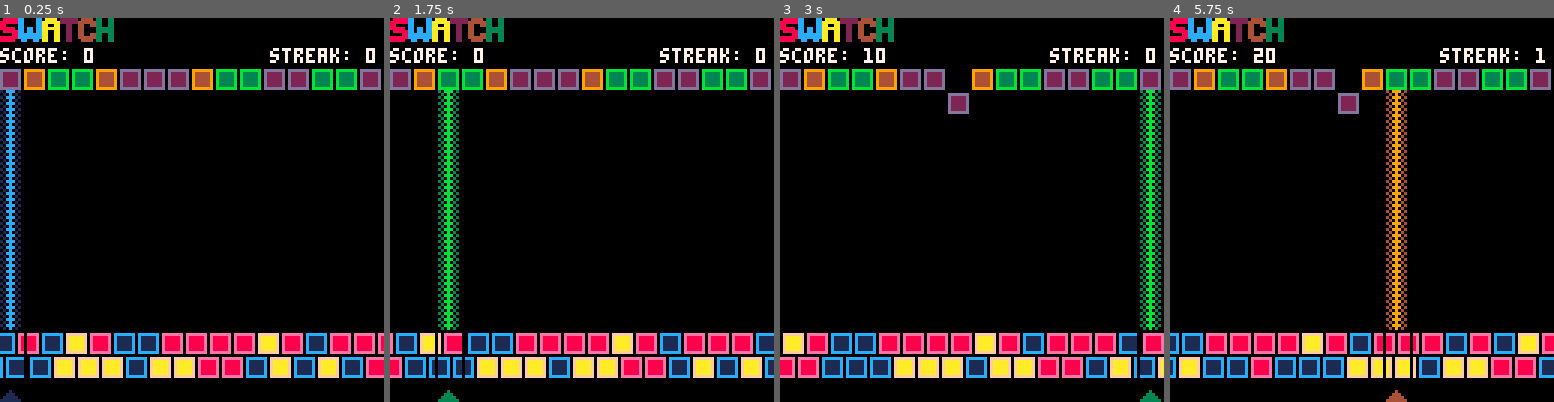
Above: before the commit, frames 1-4 (left to right).
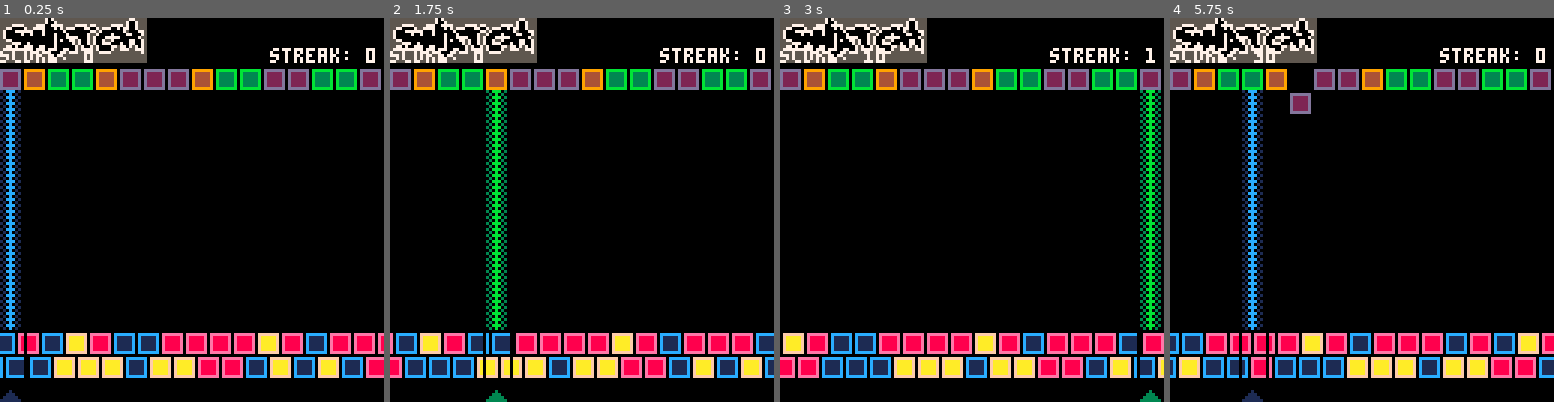
Above: after the commit, the same moments.

Repository: jasonmcleod/swatch
Game: PICO-8 cartridge swatch.p8
Two runs of this game, one before a commit and one after it. Both use one fixed random seed, a clock stepped at 60 frames per second and the inputs below.
Inputs:
- Up to frame 1 (0.25 s): no input
- Up to frame 2 (1.75 s): hold Right from 1.6 s (still down)
- Up to frame 3 (3 s): release Right at 2.1 s; hold Up 2.15-2.42 s; hold Right from 2.47 s (still down)
- Up to frame 4 (5.75 s): release Right at 3.03 s; hold Left 3.08-3.58 s; hold Right 4.02-4.68 s; hold Up 4.73-5.03 s; hold Left 5.08-5.68 s

The runs differ from the first frame. In frame 1, 3.3% of the frame differs, in the area x 0-39%, y 0-12%; in frame 2, 7.7%; in frame 3, 3.9%; in frame 4, 9.0%, in the area x 0-98%, y 0-100%.

Commit message:
organizing

Diff:
--- a/swatch.p8
+++ b/swatch.p8
@@ -1,8 +1,7 @@
 pico-8 cartridge // http://www.pico-8.com
 version 8
 __lua__
-playing = true
-skip = false
+--playing = false
 level = 1
 x = 0
 grid_h = 15
@@ -16,20 +15,39 @@
 placerate = 5
 streak = 0
 score = 0
-function buildband()
-	band = {}
-	for c = 0, 15 do
-		band[c] = flr(rnd(3))
-	end
-	return band
-end
-band1 = buildband()
-band2 = buildband()
-
-function draw_menu()
+state = 1
+
+intro = {}
+game = {}
+instructions = {}
+
+function _init()
+	if state == 0 then intro.start() end
+	if state == 1 then game.start() end
+end
+
+intro.offset = 0
+intro.effects = function()
+ for y = 0, 4 do
+  for x = -4, 26 do
+   spr(48,x*8+intro.offset-1,y*8)
+  end
+ end
+ intro.offset += 1
+ if intro.offset > 23 then intro.offset = 0 end
+end
+
+intro.start = function()
+ sfx(5)
+end
+
+intro.update = function()
+end
+
+intro.draw = function()
  cls()
- draw_intro_effects()
- sspr(0, 32, 128, 69,0,1)
+ intro.effects()
+ sspr(0, 32, 128, 38,0,1)
 
  print("play swatch",40,50,7)
  print("instructions", 40,60,7)
@@ -38,45 +56,102 @@
  print("@jasonmcleod / jasonmcleod.me",5,120,10)
 end
 
-fx_x = 0
-function draw_intro_effects()
-	local offset_y = 5
-	for y = 0, 4 do
-	 for x = -4, 26 do
-   spr(48,x*8+fx_x-1,y*8)
-	 end
-	end
-	fx_x += 1
-	if fx_x > 23 then fx_x = 0 end
-end
-
-
--- fill level
-function buildlevel()
-	for y = 0, grid_h do
-	 grid[y] = {}
+
+-- game ----
+game.grid = {}
+game.start = function()
+ sfx(6)
+ game.grid = game.build_level()
+ game.band1 = game.build_band()
+ game.band2 = game.build_band()
+ state = 1
+end
+
+game.build_band = function()
+	local band = {}
+	for c = 0, 15 do
+		band[c] = flr(rnd(3))
+	end
+	return band
+end
+
+game.build_level = function()
+	local temp = {}
+ for y = 0, grid_h do
+	 temp[y] = {}
 	 for x = 0, grid_w do
 	  u = flr(rnd(3)+3)
  	 if y >= level then u = blank end
-	  grid[y][x] = u
+	  temp[y][x] = u
 	 end
 	end
-end
-
-function swatch()
- z = flr(x/8)+1
-
- if band1[z] == 0 and band2[z] == 0 then return 0 end -- red + red = red
-	if band1[z] == 0 and band2[z] == 1 then return 3 end -- red + blue  = purple
-	if band1[z] == 0 and band2[z] == 2 then return 4 end -- red + yellow = orange
-
-	if band1[z] == 1 and band2[z] == 0 then return 3 end -- blue + blue = blue
-	if band1[z] == 1 and band2[z] == 1 then return 1 end -- blue + red = purple
-	if band1[z] == 1 and band2[z] == 2 then return 5 end -- blue + yellow = green
-
-	if band1[z] == 2 and band2[z] == 0 then return 4 end -- yellow + red = orange
-	if band1[z] == 2 and band2[z] == 1 then return 5 end -- yellow + blue = green
-	if band1[z] == 2 and band2[z] == 2 then return 2 end -- yellow + yellow = yellow
+	return temp
+end
+
+game.update = function()
+ if btn(0) then x-=8 end
+ if x < 0 then x = 15*8 end
+ if btn(1) then x += 8 end
+ if x > 15*8 then x = 0 end
+ if btn(2) then
+  place()
+ end
+end
+
+game.draw = function()
+	cls()
+ local p = game.get_color()
+	slide += .25
+
+	if slide == 8 then
+		game.band1 = nudgeleft(game.band1)
+		game.band2 = nudgeright(game.band2)
+		slide = 0
+	end
+
+ -- draw player
+ spr(p+6, x, 15*8)
+
+ -- draw level
+ for y = 0, grid_h do
+  for x = 0, grid_w do
+   local col = game.grid[y][x]
+    spr(col, x*8, y*8+16)
+  end
+	end
+
+
+	--draw bands
+ for x = 0, 17 do
+	 spr(game.band1[x], x*8-slide-8, 13*8)
+	 spr(game.band2[x], x*8+slide-8, 14*8)
+ end
+
+	-- draw line from top to bottom
+ for y = getheight(x/8), 10 do
+  spr(p+16, x, y*8+16)
+	end
+
+	line(x-1, 8, x-1, 16*8-2,0)
+	line(x+7, 8, x+8, 16*8-2,0)
+
+ draw_header()
+end
+
+game.get_color = function()
+ local z = flr(x/8)+1
+
+ if game.band1[z] == 0 and game.band2[z] == 0 then return 0 end -- red + red = red
+	if game.band1[z] == 0 and game.band2[z] == 1 then return 3 end -- red + blue  = purple
+	if game.band1[z] == 0 and game.band2[z] == 2 then return 4 end -- red + yellow = orange
+
+	if game.band1[z] == 1 and game.band2[z] == 0 then return 3 end -- blue + blue = blue
+	if game.band1[z] == 1 and game.band2[z] == 1 then return 1 end -- blue + red = purple
+	if game.band1[z] == 1 and game.band2[z] == 2 then return 5 end -- blue + yellow = green
+
+	if game.band1[z] == 2 and game.band2[z] == 0 then return 4 end -- yellow + red = orange
+	if game.band1[z] == 2 and game.band2[z] == 1 then return 5 end -- yellow + blue = green
+	if game.band1[z] == 2 and game.band2[z] == 2 then return 2 end -- yellow + yellow = yellow
  return 1
 end
 
@@ -105,9 +180,9 @@
 
 function check(height)
   local z = flr(x/8)
-  if grid[height-1][z] == grid[height][z] then
-   grid[height-1][z] = blank
-   grid[height][z] = blank
+  if game.grid[height-1][z] == game.grid[height][z] then
+   game.grid[height-1][z] = blank
+   game.grid[height][z] = blank
    return true
   else
    return false
@@ -116,7 +191,7 @@
 
 function getheight(xx)
  for y = 1, grid_h do
-  if grid[y][xx] == blank then return y end
+  if game.grid[y][xx] == blank then return y end
 	end
 	return level
 end
@@ -137,7 +212,7 @@
 	end
 
  local height = getheight(x/8)
- grid[height][x/8] = swatch()
+ game.grid[height][x/8] = game.get_color()
  if check(height) then
 	 streak+=1
 	 score+=10 * streak
@@ -151,82 +226,21 @@
 end
 
 function draw_header()
-	spr(32,0,0) -- s
-	spr(33,6,0) -- w
-	spr(34,14,0)-- a
-	spr(35,20,0)-- t
-	spr(36,26,0)-- c
-	spr(37,32,0)-- h
-
+	sspr(0,70,49,84,0,0)
 	print("score: " .. score,0,10,7)
 	print("streak: " .. streak, 90,10,7)
 end
 
 function _update()
  ticks+=1
- if skip then return end
- if btn(0) then x-=8 end
- if x < 0 then x = 15*8 end
- if btn(1) then x += 8 end
- if x > 15*8 then x = 0 end
- if btn(2) then
-  place()
- end
+ if state == 0 then intro.update() end
+ if state == 1 then game.update() end
 end
 
 function _draw()
- if playing then
-	 cls()
-  local p = swatch()
- 	slide += .25
-…(4 lines of a section not shown)…
-  -- allow for flickering
- 	skip = not skip
-
- 	if slide == 8 then
- 		band1 = nudgeleft(band1)
- 		band2 = nudgeright(band2)
- 		slide = 0
- 	end
-
-  -- draw player
-  spr(p+6, x, 15*8)
-
-  -- draw level
-  for y = 0, grid_h do
-   for x = 0, grid_w do
-    local col = grid[y][x]
-	    spr(col, x*8, y*8+16)
-   end
- 	end
-
-
- 	--draw bands
-  for x = 0, 17 do
- 	 spr(band1[x], x*8-slide-8, 13*8)
- 	 spr(band2[x], x*8+slide-8, 14*8)
-  end
-
- 	-- draw line from top to bottom
-  for y = getheight(x/8), 10 do
-  	spr(p+16, x, y*8+16)
- 	end
-
- 	line(x-1, 8, x-1, 16*8-2,0)
- 	line(x+7, 8, x+8, 16*8-2,0)
-
-  draw_header()
-
- else
- 	draw_menu()
---  print("game over",0,0,14)
- end
-
-end
-buildlevel()
+	if state == 0 then intro.draw() end
+	if state == 1 then game.draw() end
+end
 __gfx__
 00000000000000000000000000000000000000000000000000000000000000000000000000000000000000000000000000000000000000000000000000000000
 eeeeeee0ccccccc0fffffff0ddddddd099999990bbbbbbb000000000000000000000000000000000000000000000000005000500000000000000000000000000
@@ -298,21 +312,21 @@
 55555555555555555555555555555555555555555555577755555555555555555555555555555555555555555555555555555555555555555555555555555555
 55555555555555555555555555555555555555555555555555555555555555555555555555555555555555555555555555555555555555555555555555555555
 55555555555555555555555555555555555555555555555555555555555555555555555555555555555555555555555555555555555555555555555555555555
-00000000000000000000000000000000000000000000000000000000000000000000000000000000000000000000000000000000000000000000000000000000
-00000000000000000000000000000000000000000000000000000000000000000000000000000000000000000000000000000000000000000000000000000000
-00000000000000000000000000000000000000000000000000000000000000000000000000000000000000000000000000000000000000000000000000000000
-00000000000000000000000000000000000000000000000000000000000000000000000000000000000000000000000000000000000000000000000000000000
-00000000000000000000000000000000000000000000000000000000000000000000000000000000000000000000000000000000000000000000000000000000
-00000000000000000000000000000000000000000000000000000000000000000000000000000000000000000000000000000000000000000000000000000000
-00000000000000000000000000000000000000000000000000000000000000000000000000000000000000000000000000000000000000000000000000000000
-00000000000000000000000000000000000000000000000000000000000000000000000000000000000000000000000000000000000000000000000000000000
-00000000000000000000000000000000000000000000000000000000000000000000000000000000000000000000000000000000000000000000000000000000
-00000000000000000000000000000000000000000000000000000000000000000000000000000000000000000000000000000000000000000000000000000000
-00000000000000000000000000000000000000000000000000000000000000000000000000000000000000000000000000000000000000000000000000000000
-00000000000000000000000000000000000000000000000000000000000000000000000000000000000000000000000000000000000000000000000000000000
-00000000000000000000000000000000000000000000000000000000000000000000000000000000000000000000000000000000000000000000000000000000
-00000000000000000000000000000000000000000000000000000000000000000000000000000000000000000000000000000000000000000000000000000000
-00000000000000000000000000000000000000000000000000000000000000000000000000000000000000000000000000000000000000000000000000000000
+55555555555555570755555555555555555555555557755555000000000000000000000000000000000000000000000000000000000000000000000000000000
+55555555555555570075555555555555555555555570075555000000000000000000000000000000000000000000000000000000000000000000000000000000
+55557777555577700777755557777577555557777570075555000000000000000000000000000000000000000000000000000000000000000000000000000000
+55770000755777700070757770007700757770070770075555000000000000000000000000000000000000000000000000000000000000000000000000000000
+57000777777000700000070000000077570000000750007755000000000000000000000000000000000000000000000000000000000000000000000000000000
+57000007007000700070007000000755700007000077000755000000000000000000000000000000000000000000000000000000000000000000000000000000
+57000000000000000070007777000757000777770000007555000000000000000000000000000000000000000000000000000000000000000000000000000000
+55770000000000000070700775700757007557000007700755000000000000000000000000000000000000000000000000000000000000000000000000000000
+55557770070000000070000075700757007770007007700755000000000000000000000000000000000000000000000000000000000000000000000000000000
+55770700777007700070000007570075700007757707570755000000000000000000000000000000000000000000000000000000000000000000000000000000
+55777777757007700000077007577075700007557775577755000000000000000000000000000000000000000000000000000000000000000000000000000000
+55555555555775577000755777557755577775555555555755000000000000000000000000000000000000000000000000000000000000000000000000000000
+55555555555555557707755555555555555555555555555555000000000000000000000000000000000000000000000000000000000000000000000000000000
+55555555555555555775555555555555555555555555555555000000000000000000000000000000000000000000000000000000000000000000000000000000
+55555555555555555555555555555555555555555555555555000000000000000000000000000000000000000000000000000000000000000000000000000000
 00000000000000000000000000000000000000000000000000000000000000000000000000000000000000000000000000000000000000000000000000000000
 00000000000000000000000000000000000000000000000000000000000000000000000000000000000000000000000000000000000000000000000000000000
 00000000000000000000000000000000000000000000000000000000000000000000000000000000000000000000000000000000000000000000000000000000
Not shown, changed: the sound effects (__sfx__) section of swatch.p8
Not shown, changed: Thumbs.db
Not shown, changed: swatch.png
